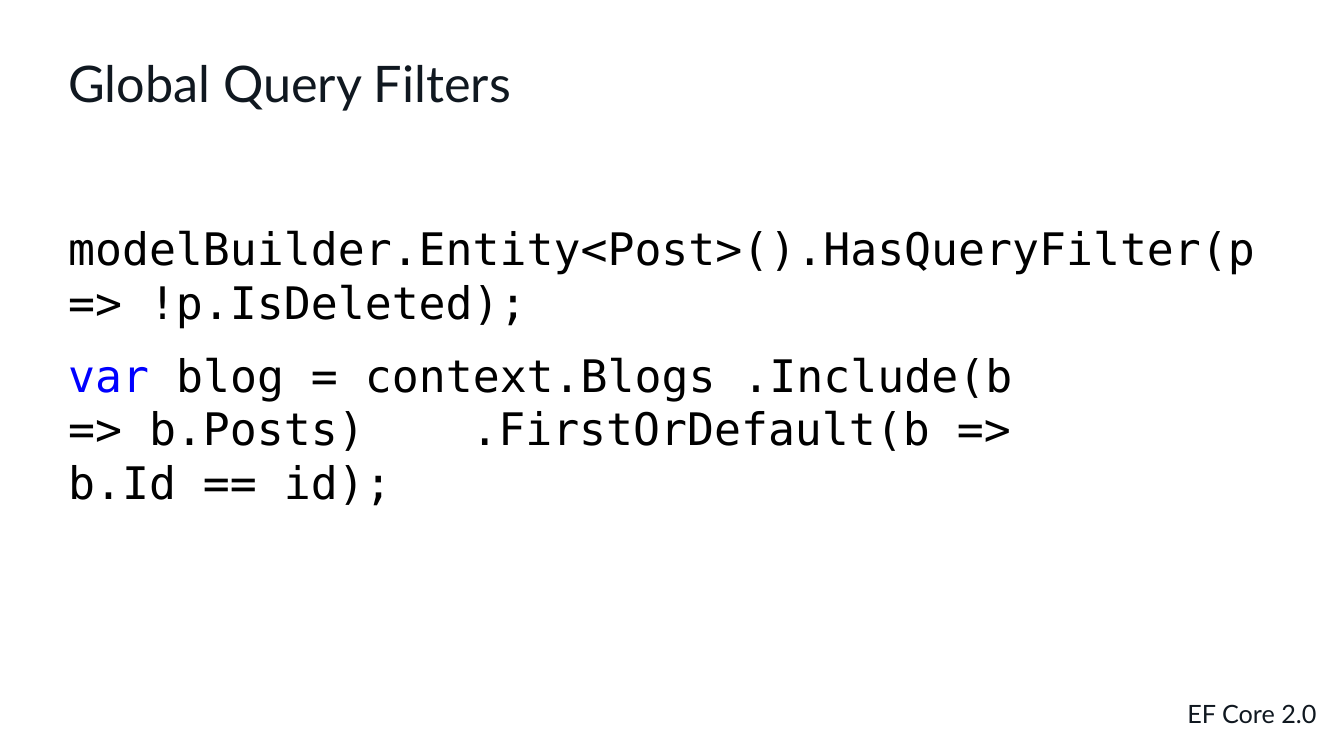
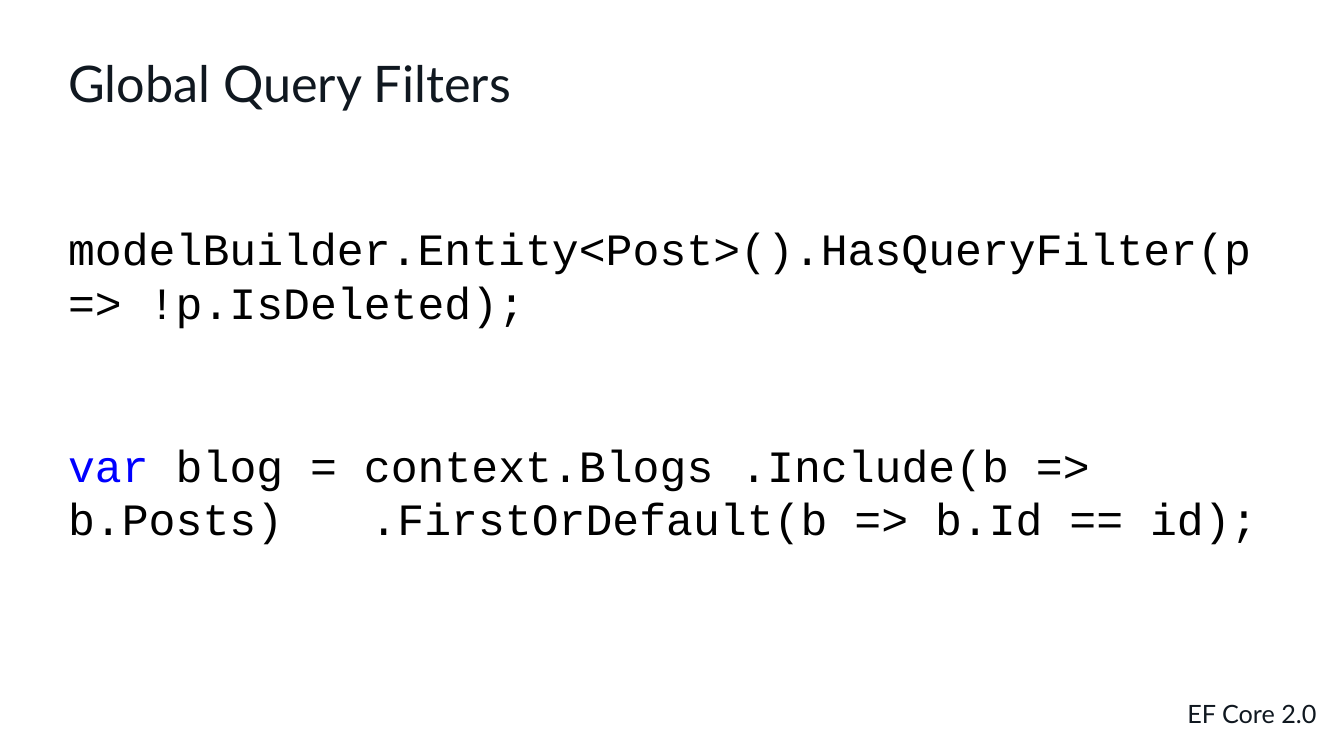
Before and after one commit to cwoodruff/EFCore3Demos, a slide deck: slide 35 of What’s new in Entity Framework Core 3.1.pptx (slide 20 before the commit). Drawn at 1344x756 pixels with LibreOffice and Linux fonts; fonts in the diff are those of the drawing. Boxes give left, top, right and bottom in pixels: in the first picture for what was removed or moved away, otherwise in the second. Text is boxed around its words. In the diff, an @@ line names an element or a change of style, - is before the commit and + after.

```diff
--- a/What’s new in Entity Framework Core 3.1.pptx
+++ b/What’s new in Entity Framework Core 3.1.pptx
@@ text "modelBuilder.Entity<Post>().HasQueryFilter(p => !p.IsDeleted ..." at (68,234,1251,329): font DejaVu Sans Mono to Courier New @@
@@ text "var blog = context.Blogs .Include(b ..." at (68,450,1258,545): font DejaVu Sans Mono to Courier New @@
@@ text "var blog = context.Blogs .Include(b ...": place and size @@
-text "var blog = context.Blogs .Include(b ..." at (68,357,1013,506)
+text "var blog = context.Blogs .Include(b ..." at (68,450,1258,545)
```
Also in this commit, not shown: 10 other slides changed, 8 slides added, 5 slides removed.
